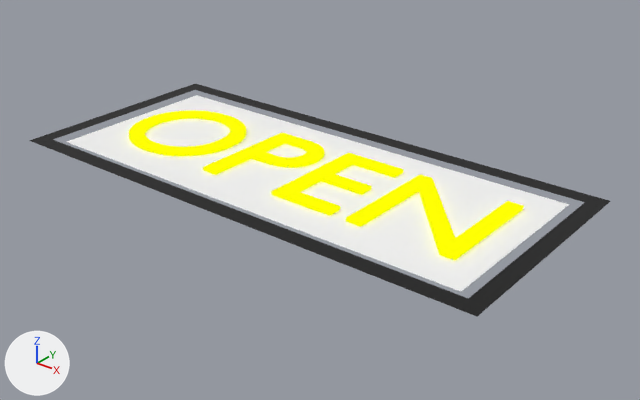
An edit to the glTF model public/button.glb, drawn before and after from the same camera.
One viewpoint serves both versions: a 50 mm lens placed at (2.93, -3.52, 2.03), pointed at (0.09, 0.02, -0.16). The lights are fixed; the arrows at lower left show +X, +Y and +Z. Where no turn or scale is listed for an object, it has been applied to the vertices.
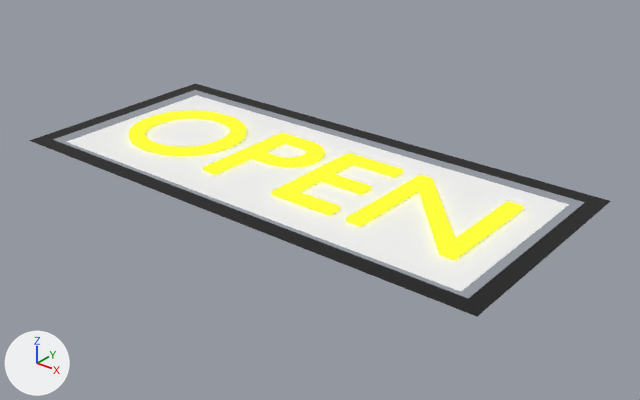
The change, as a diff of the scene's bpy script:
```diff
--- a/public/button.glb.py
+++ b/public/button.glb.py
@@ mat_yellow @@
+mat_yellow = principled_material('Yellow')
+mat_yellow.base_color = (0.0, 0.0, 0.0)  # black #000000
+mat_yellow.metallic = 1.0
+mat_yellow.roughness = 1.0
+mat_yellow.emission_color = (1.0, 1.0, 0.0462)  # yellow #ffff3d
+mat_yellow.emission_strength = 1.0
@@ me_text_001 @@
 me_text_001.from_pydata(...)  # 348 vertices, 688 faces; spans x -1.25..1.25, y -0.35..0.35, z -0.01..0.01
-me_text_001.materials.append(mat_material)  # black #000000
+me_text_001.materials.append(mat_yellow)  # black #000000
```

Location of each change, (x1, y1, x2, y2) in pixels of the pictures (640 x 400 px):
'Text', recoloured: (129, 110, 524, 260) in both
